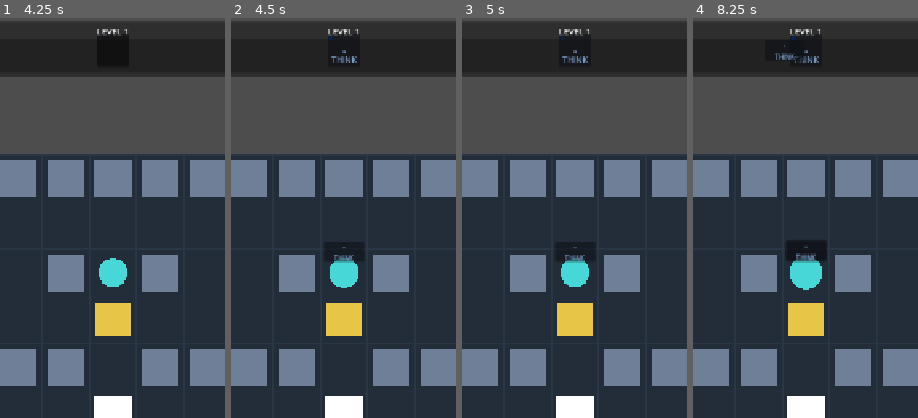
Above: before the commit, frames 1-4 (left to right).
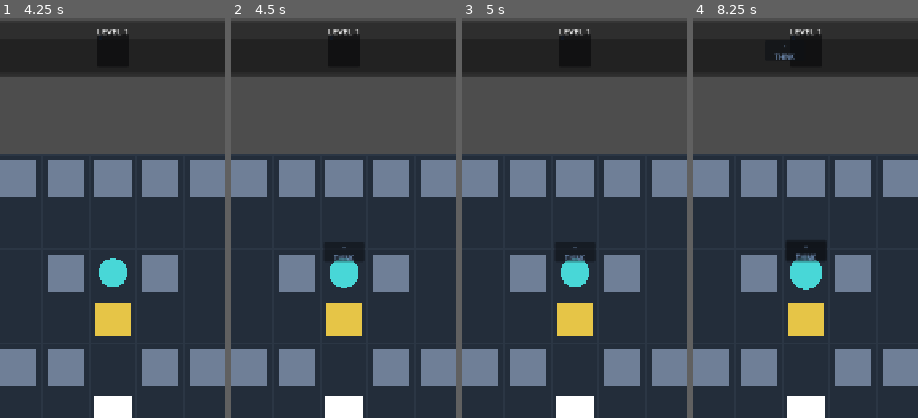
Above: after the commit, the same moments.

Repository: hszqf/Scatterbrain
Game: Godot game, scene res://scenes/app/App.tscn
The game is run twice, just before and just after one commit, with the same random seed, the same clock (stepped at 60 frames per second) and the same inputs.
Inputs (mouse positions are % of the whole screen's width and height, from its top left):
- Up to frame 1 (4.25 s): click "开始游戏" at 0.5 s; click "UP" at 1.25 s; click "LT" at 2 s; click "RT" at 2.75 s; click "DN" at 3.5 s
- Up to frame 2 (4.5 s): click "REST" at 4.25 s
- Up to frame 3 (5 s): no input
- Up to frame 4 (8.25 s): click "RST" at 5 s; click "LOG" at 5.75 s; tap Enter at 6.5 s; move the mouse to (45, 70) at 6.52 s; hold Up (move_up) 6.53-7.25 s; tap Space (empty_change) at 6.6, 8.1 s; click (45, 70) at 6.67 s; tap R (restart_level) at 7.25, 8 s; drag from (80, 65) to (45, 70) at 7.27 s; move the mouse to (20, 35) at 8.02 s; hold Left (move_left) from 8.03 s (still down)
The pictures show only the part of the screen within x 25-75%, y 0-50%; the shares and areas given below are measured in that part.

Frame 1 is identical in both runs. In frame 2, 0.2% of the frame differs, in the area x 44-56%, y 4-12%; in frame 3, 0.2%; in frame 4, 0.2%.

Commit message:
Fix queue insert timing after incoming animation

Diff:
--- a/scripts/game/game_controller.gd
+++ b/scripts/game/game_controller.gd
@@ -223,13 +223,22 @@
 	var queue_before_append: Array[ChangeRecord] = _queue.entries()
 	var source_global_pos: Vector2 = _board_view.get_change_source_global_position(change)
 	_board_view.play_change_source_highlight(change)
-	_queue_view.play_incoming_change_fx(
-		change,
-		source_global_pos,
-		queue_before_append,
-		_memory_capacity(),
-		_defaults.obsession_capacity
-	)
+	if DisplayServer.get_name() == "headless":
+		_queue_view.play_incoming_change_fx(
+			change,
+			source_global_pos,
+			queue_before_append,
+			_memory_capacity(),
+			_defaults.obsession_capacity
+		)
+	else:
+		await _queue_view.play_incoming_change_fx(
+			change,
+			source_global_pos,
+			queue_before_append,
+			_memory_capacity(),
+			_defaults.obsession_capacity
+		)
 	_last_appended_change_summary = _change_summary_or_none(change)
 	_queue.append(change)
 	_recompile_world("append: %s" % change.summary())
